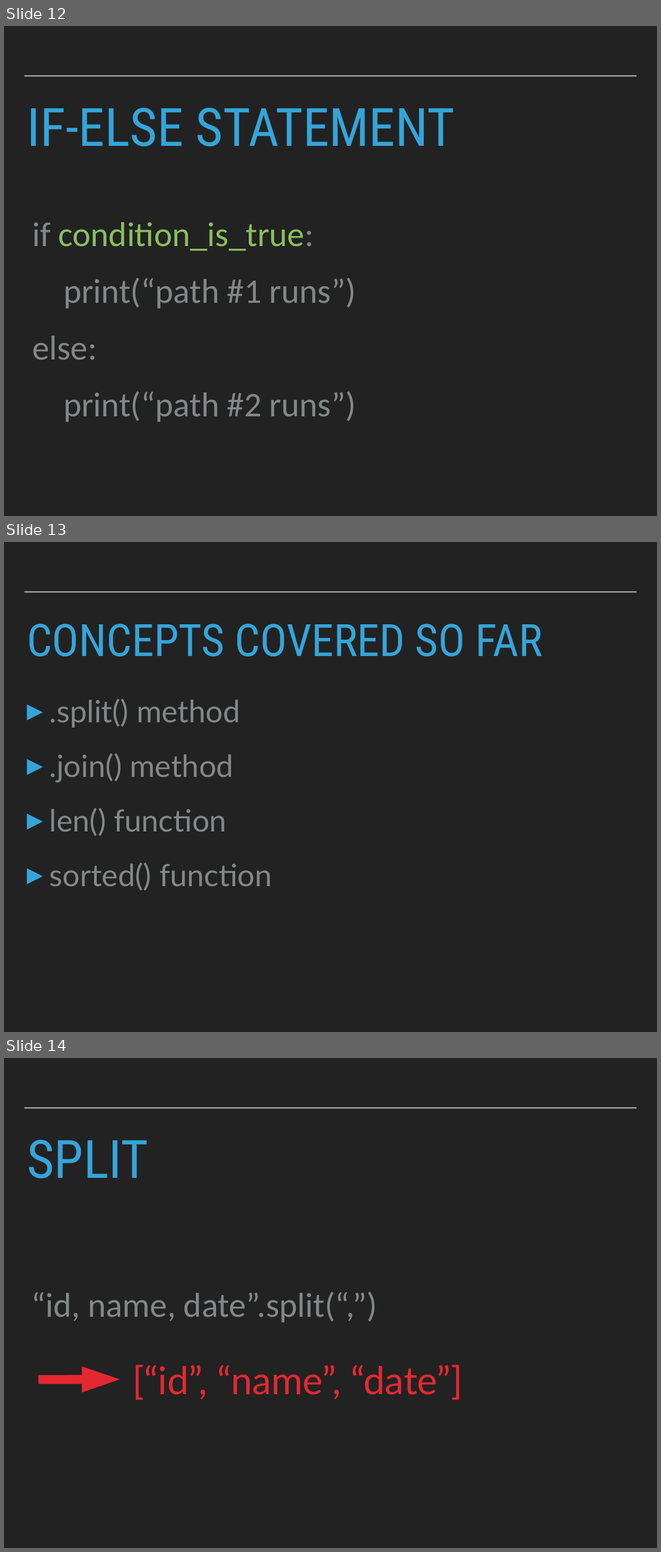
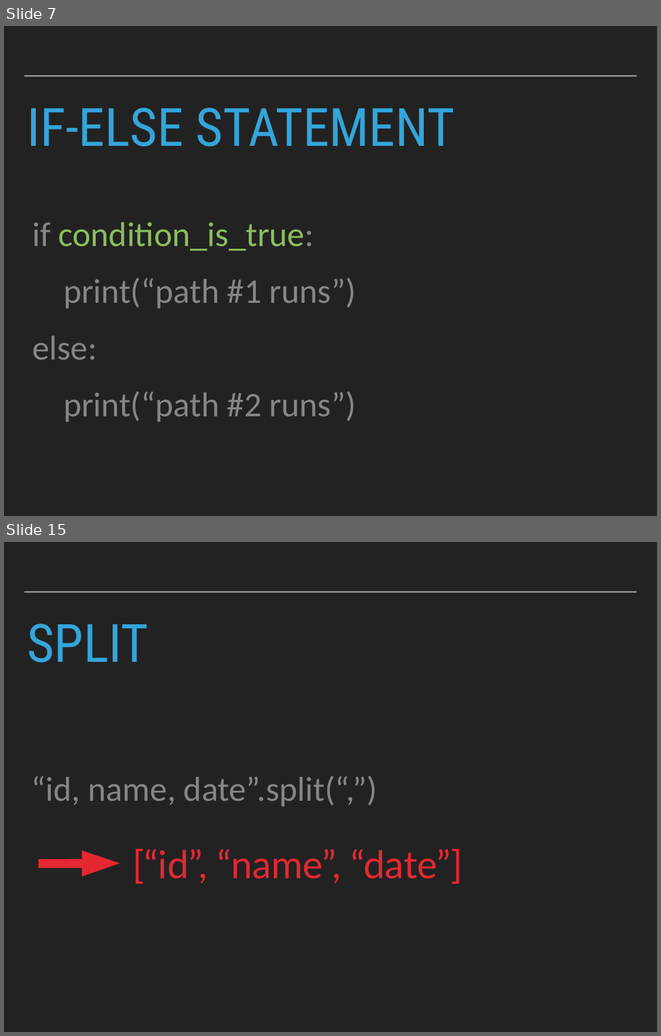
Before and after one commit to robcarrington/Week2_PythonForDataScience, a slide deck: Session3_Slides.pptx. Shown one above the other, each under a label of ours: slides 12, 13 and 14 before the commit, slides 7 and 15 after it; the slides between them are not shown. The pictures are 661x1552 and 661x1036 pixels, drawn with LibreOffice and Linux fonts; fonts in the diff are those of the drawing. Boxes give left, top, right and bottom in pixels: in the first picture for what was removed or moved away, otherwise in the second. Text is boxed around its words. In the diff, an @@ line names an element or a change of style, - is before the commit and + after.

```diff
--- a/Session3_Slides.pptx
+++ b/Session3_Slides.pptx
@@ slide 13 removed at box(4, 542, 657, 1032), background #222222; not listed: 1 template element that a slide beside it also shows @@
@@ title removed at box(27, 624, 542, 656) @@
-CONCEPTS COVERED SO FAR
@@ text removed at box(49, 698, 272, 890) @@
-▸ .split() method
-▸ .join() method
-▸ len() function
-▸ sorted() function
@@ what was slide 12 is now slide 7 @@
@@ what was slide 14 is now slide 15 @@
```
Also in this commit, not shown: 5 slides changed, 15 slides added, 5 other slides removed, 3 other files.
